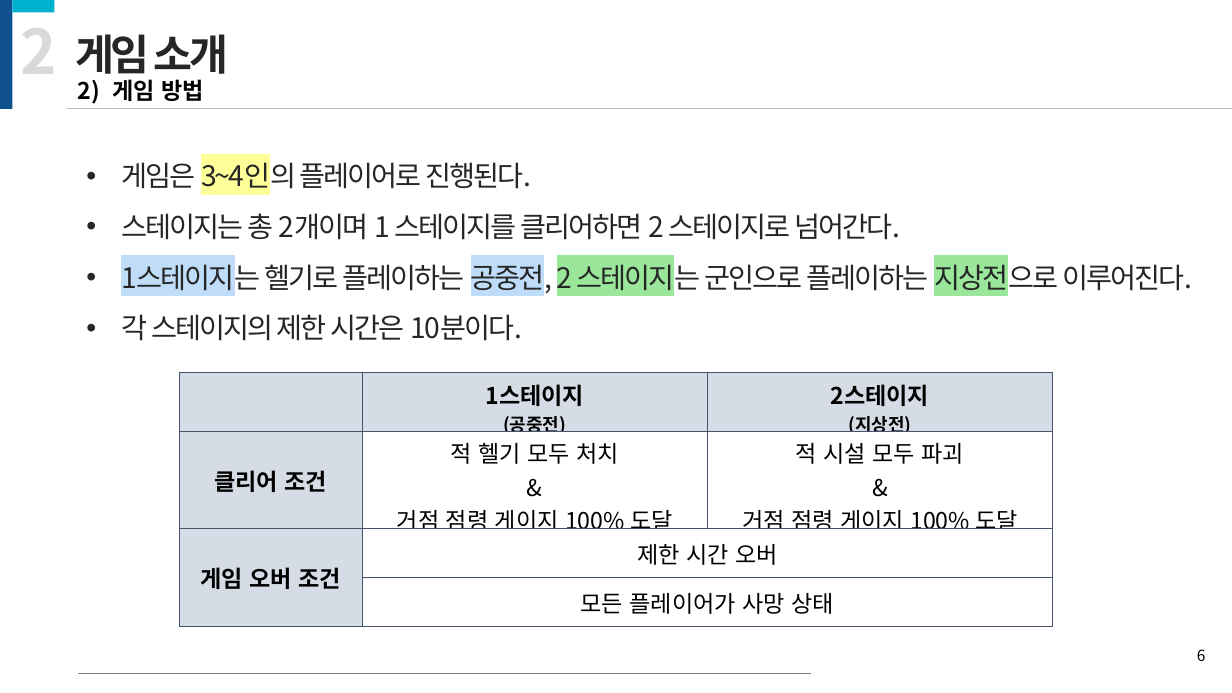
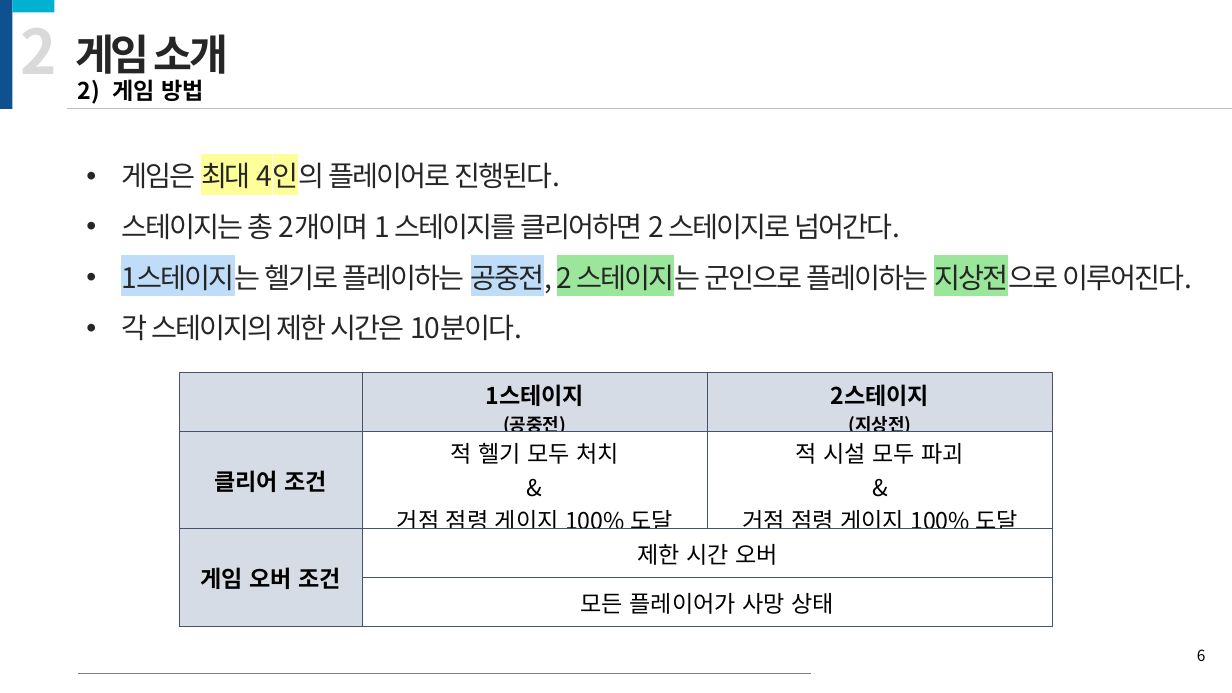
Before and after one commit to kiption/XD, a slide deck: slide 6 of 졸작_기획/[수정][제안서] Revenger_김승환_허재성_이세철.pptx. Drawn at 1232x693 pixels with LibreOffice and Linux fonts; fonts in the diff are those of the drawing. Boxes give left, top, right and bottom in pixels: in the first picture for what was removed or moved away, otherwise in the second. Text is boxed around its words. In the diff, an @@ line names an element or a change of style, - is before the commit and + after.

```diff
--- a/졸작_기획/[수정][제안서] Revenger_김승환_허재성_이세철.pptx
+++ b/졸작_기획/[수정][제안서] Revenger_김승환_허재성_이세철.pptx
@@ text at <box>121,158,560,194</box>: text changed @@
-• 게임은 3~4인의 플레이어로 진행된다.
+• 게임은 최대 4인의 플레이어로 진행된다.
```
Also in this commit, not shown: 4 other slides changed.
